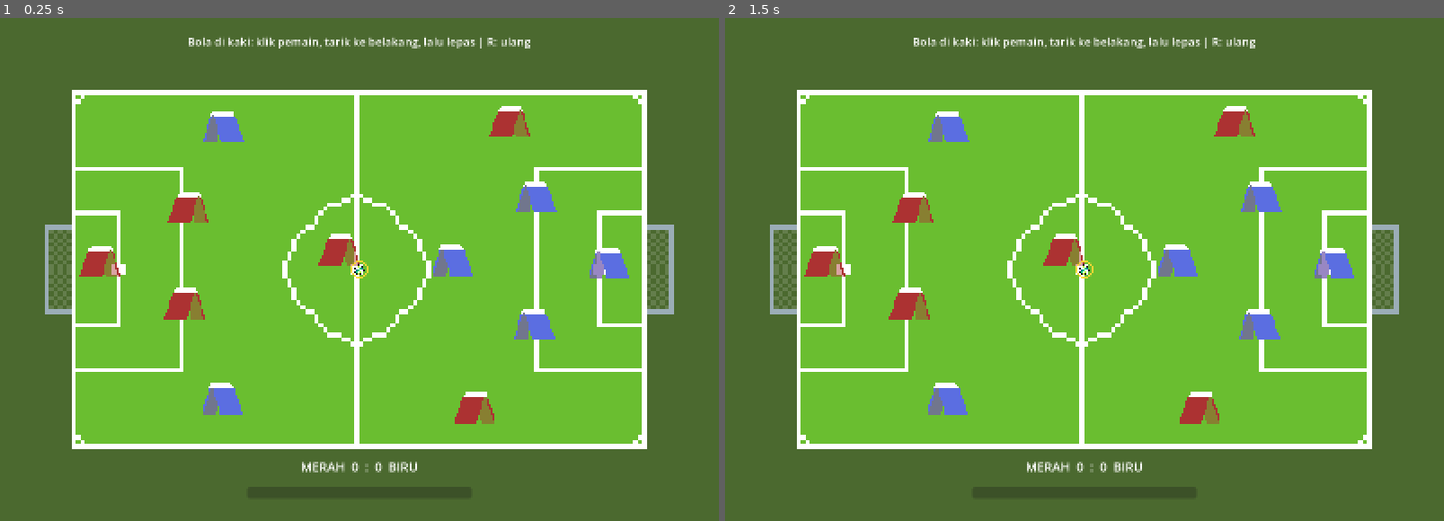
Above: before the commit, frames 1-2 (left to right).
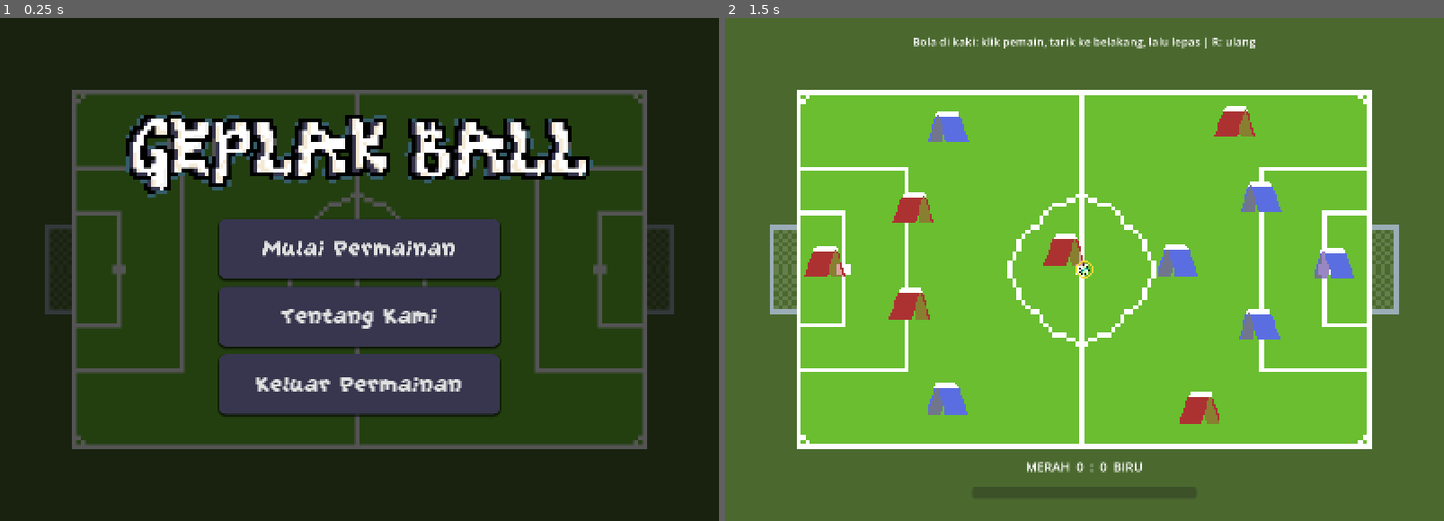
Above: after the commit, the same moments.

Repository: panjifachroni/geplakball
Game: Godot game, scene res://scenes/main_menu.tscn
Same seed, same stepped clock (60 frames per second), same inputs: the game is played once before the commit and once after it. Before the commit the project starts from res://scenes/main.tscn.
Inputs (mouse positions are in pixels of both pictures, inside the frame that each line leads up to):
- Up to frame 1 (0.25 s): no input
- Up to frame 2 (1.5 s): click (1084, 249) at 0.5 s, where only the run after the commit has a clickable "Mulai Permainan"; tap Enter at 1.25 s; move the mouse to (1242, 244) at 1.27 s; tap R at 1.35 s; click (1242, 244) at 1.42 s

The runs differ from the first frame. In frame 1, 100% of the frame differs, in the area x 0-100%, y 0-100%; in frame 2, nothing differs.

Commit message:
fix: perubahan entry scene

Diff:
--- a/project.godot
+++ b/project.godot
@@ -11,7 +11,7 @@
 [application]
 
 config/name="geplakball"
-run/main_scene="res://scenes/main.tscn"
+run/main_scene="uid://xionwmcn6vbx"
 config/features=PackedStringArray("4.7", "Forward Plus")
 config/icon="res://aset/icon.svg"
 
@@ -22,7 +22,6 @@
 window/size/window_width_override=1000
 window/size/window_height_override=700
 window/stretch/mode="canvas_items"
-window/stretch/aspect="keep"
 
 [physics]
 
